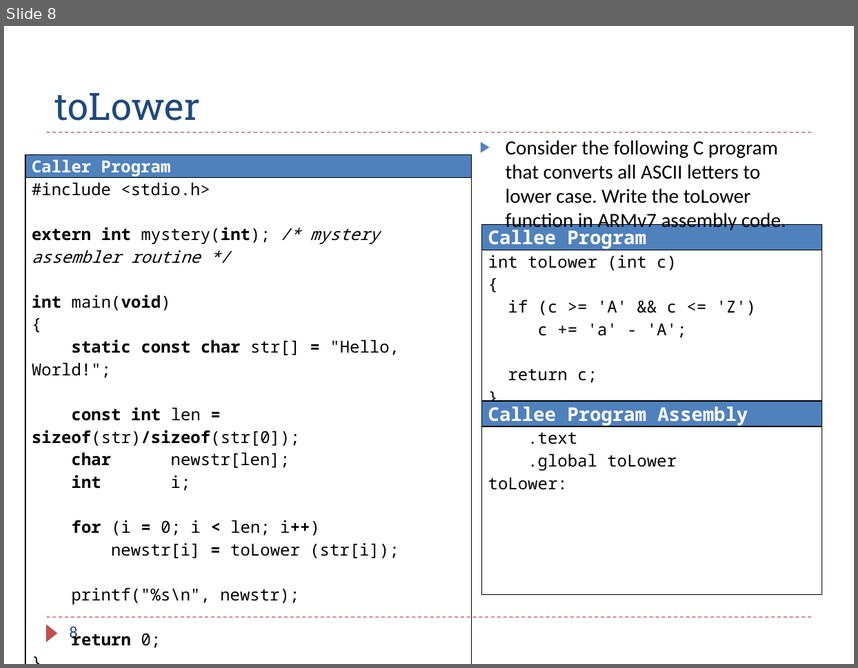
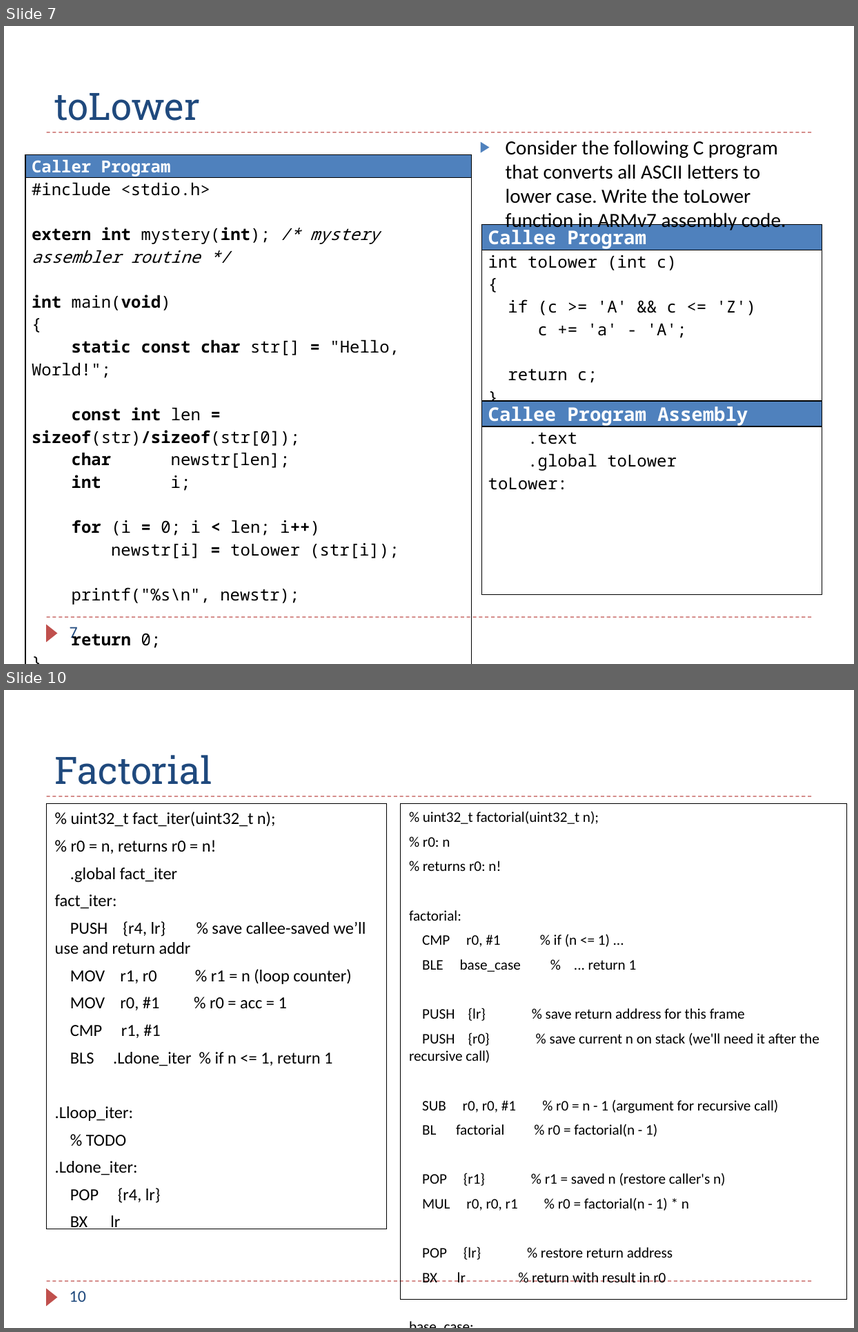
Before and after one commit to guhofstra/CSC111Fa25, a slide deck: PPTs/Ch8_ARM_Subroutines_Exercises.pptx. Shown one above the other, each under a label of ours: slide 8 before the commit, slides 7 and 10 after it; the slides between them are not shown. The pictures are 858x668 and 858x1332 pixels, drawn with LibreOffice and Linux fonts; fonts in the diff are those of the drawing. Boxes give left, top, right and bottom in pixels: in the first picture for what was removed or moved away, otherwise in the second. Text is boxed around its words. In the diff, an @@ line names an element or a change of style, - is before the commit and + after.

```diff
--- a/PPTs/Ch8_ARM_Subroutines_Exercises.pptx
+++ b/PPTs/Ch8_ARM_Subroutines_Exercises.pptx
@@ slide 10 added at [4,690,854,1328], background #FFFFFF; not listed: 3 template elements that a slide beside it also shows @@
@@ title added at [55,755,212,785], 32 pt, text #1F497D @@
+Factorial
@@ text added at [47,803,386,1228], outline #000000 0.75 pt, 14.3 pt, text #000000 @@
+% uint32_t fact_iter(uint32_t n);
+% r0 = n, returns r0 = n!
+.global fact_iter
+fact_iter:
+PUSH {r4, lr} % save callee-saved we’ll use and return addr
+MOV r1, r0 % r1 = n (loop counter)
+MOV r0, #1 % r0 = acc = 1
+CMP r1, #1
+BLS .Ldone_iter % if n <= 1, return 1
+.Lloop_iter:
+% TODO
+.Ldone_iter:
+POP {r4, lr}
+BX lr
@@ rectangle added at [401,803,847,1299], outline #000000 0.75 pt, 12.3 pt, text #000000 @@
+% uint32_t factorial(uint32_t n);
+% r0: n
+% returns r0: n!
+factorial:
+CMP r0, #1 % if (n <= 1) ...
+BLE base_case % ... return 1
+PUSH {lr} % save return address for this frame
+PUSH {r0} % save current n on stack (we'll need it after the recursive call)
+SUB r0, r0, #1 % r0 = n - 1 (argument for recursive call)
+BL factorial % r0 = factorial(n - 1)
+POP {r1} % r1 = saved n (restore caller's n)
+MUL r0, r0, r1 % r0 = factorial(n - 1) * n
+POP {lr} % restore return address
+BX lr % return with result in r0
+base_case:
+% TODO
@@ page number added at [70,1290,86,1301], 14 pt, text #1F497D @@
+10
@@ what was slide 8 is now slide 7 @@
@@ page number at [70,626,78,642]: text changed @@
-8
+7
```
Also in this commit, not shown: 2 slides changed, 3 other slides added, 3 slides removed, 40 other files.
